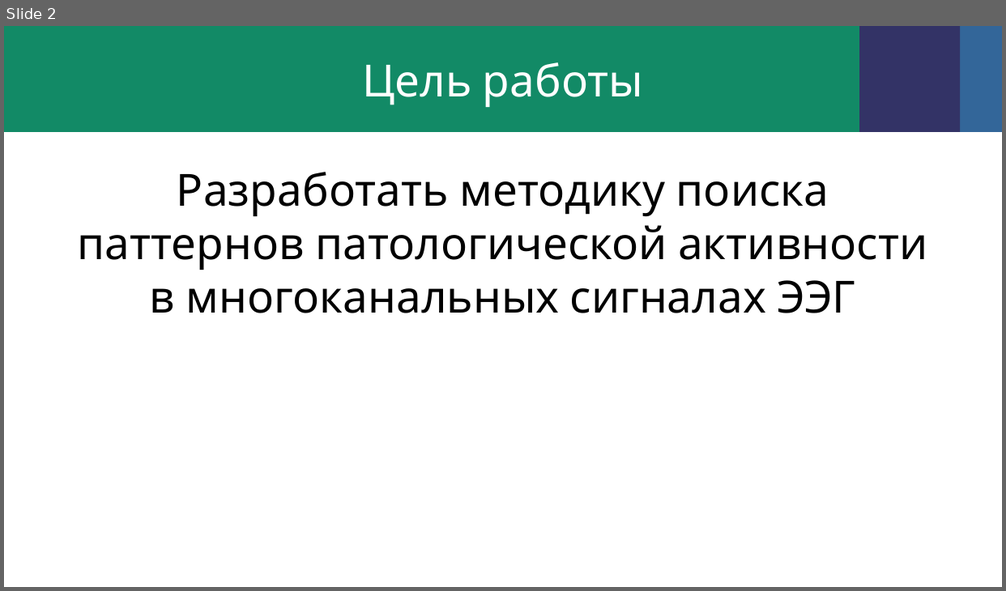
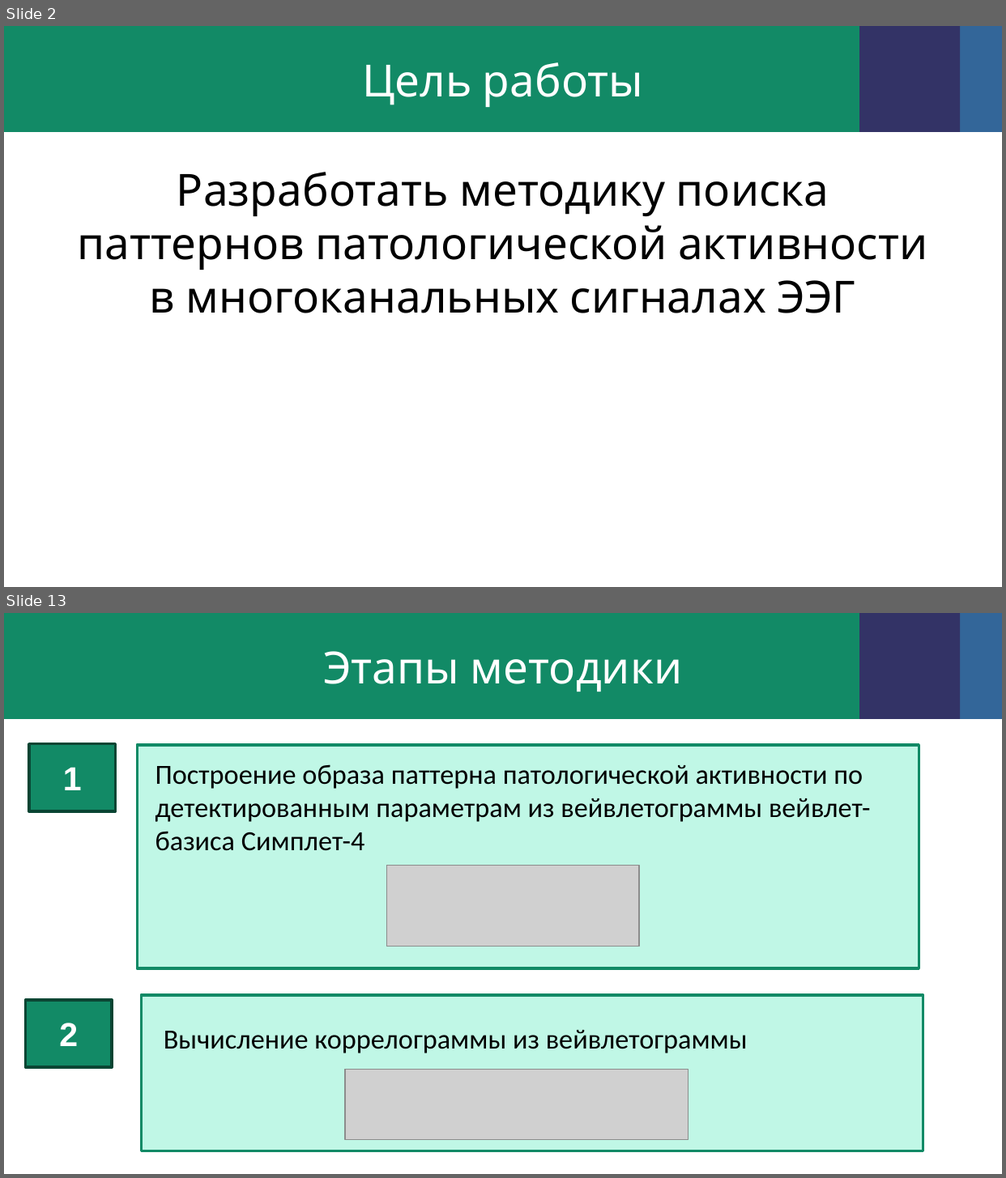
Before and after one commit to dina586/essay_eng, a slide deck: презентация.pptx. Shown one above the other, each under a label of ours: slide 2 before the commit, slides 2 and 13 after it; the slides between them are not shown. The pictures are 1006x591 and 1006x1178 pixels, drawn with LibreOffice and Linux fonts; fonts in the diff are those of the drawing; grey boxes stand for pictures; background and template pictures are left out. Boxes give left, top, right and bottom in pixels: in the first picture for what was removed or moved away, otherwise in the second. Text is boxed around its words. In the diff, an @@ line names an element or a change of style, - is before the commit and + after.

```diff
--- a/презентация.pptx
+++ b/презентация.pptx
@@ slide 13 added at [4,613,1002,1174], background picture (left out); not listed: 3 template elements that a slide beside it also shows @@
@@ title added at [323,651,683,692], 32 pt, text #FFFFFF @@
+Этапы методики
@@ rectangle added at [29,743,116,811], fill #128A66, outline #094533 2 pt, 24 pt, text #FFFFFF, bold @@
+1
@@ rectangle added at [137,745,918,969], fill #C0F7E6, outline #128A66 2 pt @@
@@ text added at [155,764,871,851], 20 pt, text #000000 @@
+Построение образа паттерна патологической активности по детектированным параметрам из вейвлетограммы вейвлет-базиса Симплет-4
@@ picture added at [386,866,639,946] @@
@@ rectangle added at [25,1000,112,1068], fill #128A66, outline #094533 2 pt, 24 pt, text #FFFFFF, bold @@
+2
@@ rectangle added at [141,995,922,1151], fill #C0F7E6, outline #128A66 2 pt @@
@@ text added at [164,1030,748,1054], 20 pt, text #000000 @@
+Вычисление коррелограммы из вейвлетограммы
@@ picture added at [345,1070,688,1141] @@
```
Also in this commit, not shown: 2 slides changed, 12 other slides added, 2 slides removed, 21 other files.
